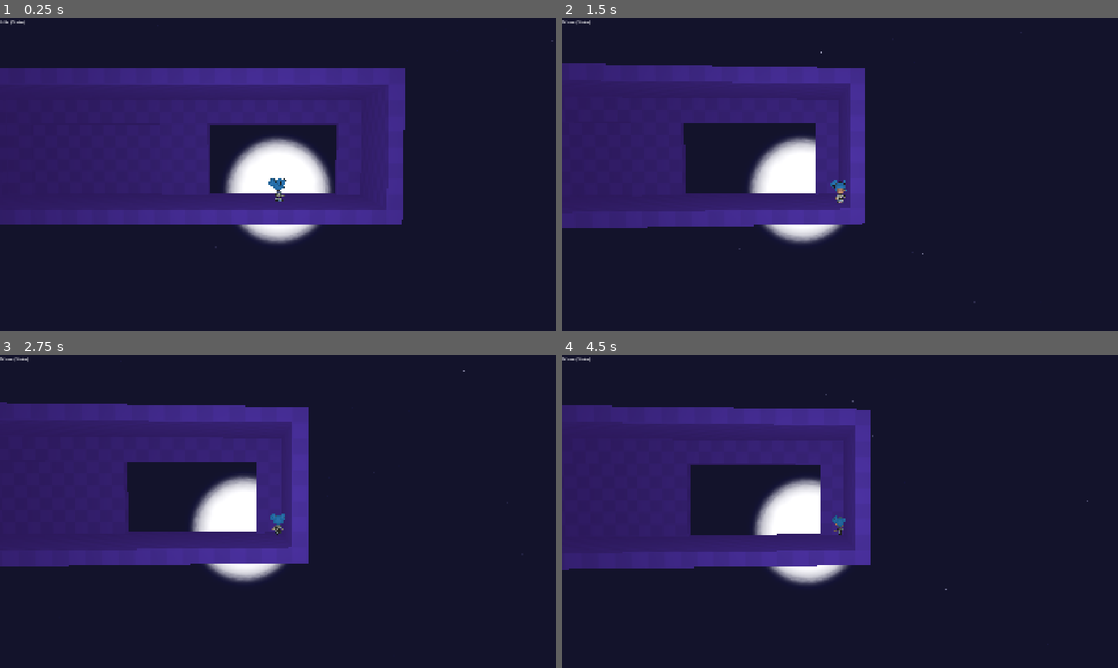
Above: before the commit, frames 1-4 (two rows, left to right).
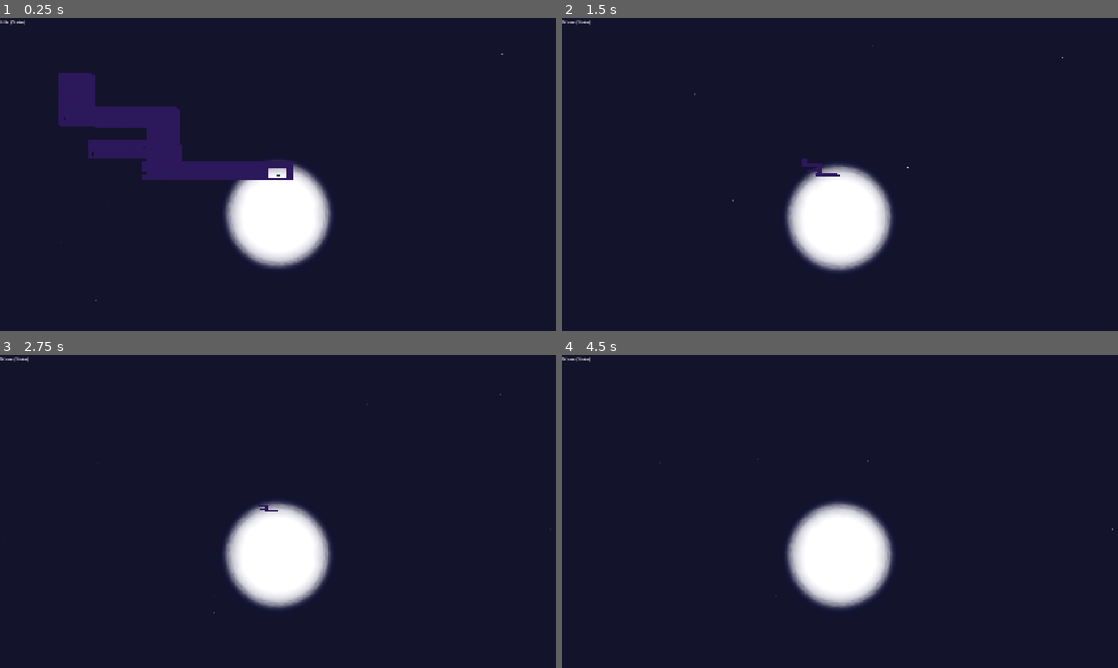
Above: after the commit, the same moments.

Repository: xpgram/3d-character-controller-1.0.0
Game: Godot game, scene res://game_fusion.tscn
Two runs of this game, one before a commit and one after it. Both use one fixed random seed, a clock stepped at 60 frames per second and the inputs below.
Inputs (mouse positions are in pixels of both pictures, inside the frame that each line leads up to):
- Up to frame 1 (0.25 s): no input
- Up to frame 2 (1.5 s): move the mouse to (962, 158) at 0.52 s; hold D (move_right) 0.53-1.28 s; tap Ctrl (crouch) at 0.6 s; tap Space (jump) at 0.77 s; move the mouse to (728, 190) at 1.27 s; hold S (move_down) from 1.28 s (still down); click (728, 190) at 1.35 s
- Up to frame 3 (2.75 s): tap Space (jump) at 1.52 s; move the mouse to (289, 505) at 2.02 s; release S (move_down) at 2.03 s; hold W (move_up) from 2.03 s (still down); tap Ctrl (crouch) at 2.1 s
- Up to frame 4 (4.5 s): keep holding W (move_up); move the mouse to (834, 517) at 2.77 s; click (834, 517) at 2.85 s; tap Space (jump) at 3.02, 3.77 s; move the mouse to (878, 514) at 3.52 s; tap Ctrl (crouch) at 3.6 s; move the mouse to (795, 508) at 4.27 s; click (795, 508) at 4.35 s

The runs differ from the first frame. In frame 1, 32% of the frame differs, in the area x 0-100%, y 7-91%; in frame 2, 27%; in frame 3, 28%; in frame 4, 27%.

Commit message:
move 'reset transforms' behavior from CameraRig3D into a camera behavior

Diff:
--- a/nodes/camera/camera_rig_3d.gd
+++ b/nodes/camera/camera_rig_3d.gd
@@ -74,10 +74,6 @@
 
 
 func _physics_process(delta: float) -> void:
-   # FIXME Have something else handle this process.
-   #  I've stuck this in here as a temporary measure.
-   _reset_transforms()
-
    if _camera_controller_service:
       var camera_controller := _camera_controller_service.get_controller()
       camera_controller.operate_rig(delta, self)
@@ -89,15 +85,6 @@
    _update_transforms()
 
 
-# FIXME Have something else handle this process.
-func _reset_transforms() -> void:
-   # These are baselines for snap and tilt behaviors because the controller does not
-   # actually set them.
-   pivot_rotation = Vector3.ZERO
-   arm_length = 16.0
-   focal_point = Vector3.ZERO
-
-
 ## Maps the rig's public API values to its component transforms.
 func _update_transforms() -> void:
    _pivot.rotation = pivot_rotation
--- a/nodes/camera/camera_rig_3d.tscn
+++ b/nodes/camera/camera_rig_3d.tscn
@@ -20,11 +20,14 @@
 [sub_resource type="Resource" id="Resource_1r6o3"]
 script = ExtResource("4_ia0fq")
 enable_animation = true
+enable_input = true
+apply_additively = true
 max_tilt_hor = 0.261799
 max_tilt_ver = 0.261799
 max_look_ahead_hor = 4.0
 max_look_ahead_ver = 2.0
-tilt_zoom_distance = 4.0
+max_arm_length = 16.0
+tilt_zoom_retraction_length = 4.0
 lerp_rate = 4.0
 enabled = true
 metadata/_custom_type_script = "uid://bp4614uha1mou"
--- /dev/null
+++ b/resources/camera/rig_behaviors/camera_behavior_reset_properties.gd
@@ -0,0 +1,124 @@
+@tool
+class_name CameraBehavior_ResetProperties
+extends ICameraRigBehavior3D
+## Sets a baseline for future additive behaviors by setting static values to camera rig
+## properties.
+
+
+# Rig Position
+var reset_rig_position := true:
+   set(value):
+      reset_rig_position = value
+      notify_property_list_changed()
+var rig_position := Vector3.ZERO
+
+# Rig Rotation
+var reset_rig_rotation := true:
+   set(value):
+      reset_rig_rotation = value
+      notify_property_list_changed()
+var rig_rotation := Vector3.ZERO
+
+# Pivot Rotation
+var reset_pivot_rotation := true:
+   set(value):
+      reset_pivot_rotation = value
+      notify_property_list_changed()
+var pivot_rotation := Vector3.ZERO
+
+# Arm Length
+var reset_arm_length := true:
+   set(value):
+      reset_arm_length = value
+      notify_property_list_changed()
+var arm_length := 0.0
+
+# Focal Point
+var reset_focal_point := true:
+   set(value):
+      reset_focal_point = value
+      notify_property_list_changed()
+var focal_point := Vector3.ZERO
+
+
+func _get_property_list() -> Array[Dictionary]:
+   if not Engine.is_editor_hint():
+      return []
+
+   var properties: Array[Dictionary] = []
+
+   properties.append({
+      'name': &"Transforms",
+      'type': TYPE_NIL,
+      'usage': PROPERTY_USAGE_GROUP,
+   })
+   properties.append({
+      'name': &'reset_rig_position',
+      'type': TYPE_BOOL,
+   })
+   if reset_rig_position:
+      properties.append({
+         'name': &'rig_position',
+         'type': TYPE_VECTOR3,
+         'hint': PROPERTY_HINT_NONE,
+         'hint_string': 'suffix:m'
+      })
+   properties.append({
+      'name': &'reset_rig_rotation',
+      'type': TYPE_BOOL,
+   })
+   if reset_rig_rotation:
+      properties.append({
+         'name': &'rig_rotation',
+         'type': TYPE_VECTOR3,
+         'hint': PROPERTY_HINT_NONE,
+         'hint_string': 'suffix:°'
+      })
+   properties.append({
+      'name': &'reset_pivot_rotation',
+      'type': TYPE_BOOL,
+   })
+   if reset_pivot_rotation:
+      properties.append({
+         'name': &'pivot_rotation',
+         'type': TYPE_VECTOR3,
+         'hint': PROPERTY_HINT_NONE,
+         'hint_string': 'suffix:°'
+      })
+   properties.append({
+      'name': &'reset_arm_length',
+      'type': TYPE_BOOL,
+   })
+   if reset_arm_length:
+      properties.append({
+         'name': &'arm_length',
+         'type': TYPE_FLOAT,
+         'hint': PROPERTY_HINT_NONE,
+         'hint_string': 'suffix:m'
+      })
+   properties.append({
+      'name': &'reset_focal_point',
+      'type': TYPE_BOOL,
+   })
+   if reset_focal_point:
+      properties.append({
+         'name': &'rig_focal_point',
+         'type': TYPE_VECTOR3,
+         'hint': PROPERTY_HINT_NONE,
+         'hint_string': 'suffix:m'
+      })
+
+   return properties
+
+
+func update_camera_rig(_delta: float, camera_rig: CameraRig3D) -> void:
+   if reset_rig_position:
+      camera_rig.position = rig_position
+   if reset_rig_rotation:
+      camera_rig.rotation = rig_rotation
+   if reset_pivot_rotation:
+      camera_rig.pivot_rotation = pivot_rotation
+   if reset_arm_length:
+      camera_rig.arm_length = arm_length
+   if reset_focal_point:
+      camera_rig.focal_point = focal_point
--- a/resources/camera/rig_behaviors/camera_behavior_tilt_camera.gd
+++ b/resources/camera/rig_behaviors/camera_behavior_tilt_camera.gd
@@ -115,18 +115,18 @@
    # Apply new transforms.
    camera_rig.pivot_rotation = additive_pivot_rotation + new_pivot_rotation
    camera_rig.arm_length = additive_arm_length + new_arm_length
-   # Focal point lerping between actual position and rig position is not possible in
-   # absolute mode.
-   if not apply_additively:
+
+   # Moving the focal point in an absolute context is not currently supported.
+   if apply_additively:
       camera_rig.focal_point = camera_rig.focal_point.lerp(camera_rig.position, actual_mix_weight)
 
-   # Add extra tilt by moving the focal point laterally to the XY plane of the rig.
-   var focal_point_displacement := Vector3(
-      # TODO Why does .rotated() below require this value be positive?
-      #  I'd think because the level is facing the wrong z-direction, but this positive
-      #  value works for all rig orientations. I think.
-      actual_stick_input.x * max_look_ahead_hor,
-      -actual_stick_input.y * max_look_ahead_ver,
-      0.0,
-   )
-   camera_rig.focal_point += focal_point_displacement.rotated(Vector3.UP, camera_rig.rotation.y)
+      # Add extra tilt by moving the focal point laterally to the XY plane of the rig.
+      var focal_point_displacement := Vector3(
+         # TODO Why does .rotated() below require this value be positive?
+         #  I'd think because the level is facing the wrong z-direction, but this positive
+         #  value works for all rig orientations. I think.
+         actual_stick_input.x * max_look_ahead_hor,
+         -actual_stick_input.y * max_look_ahead_ver,
+         0.0,
+      )
+      camera_rig.focal_point += focal_point_displacement.rotated(Vector3.UP, camera_rig.rotation.y)
Not shown, added: resources/camera/rig_behaviors/camera_behavior_reset_properties.gd.uid
